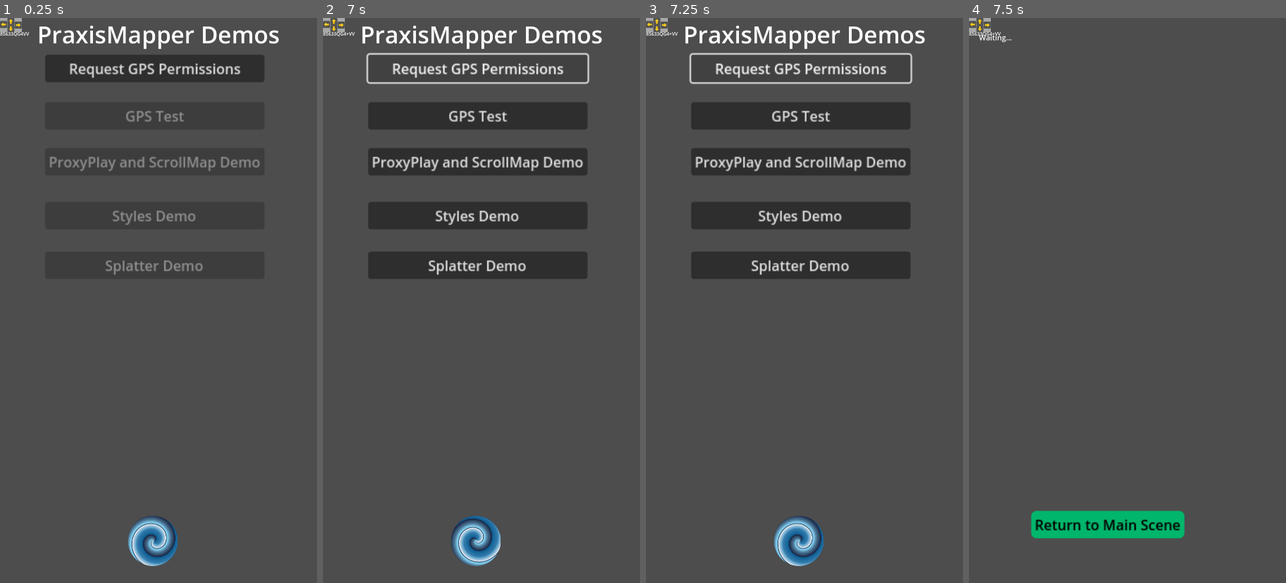
Above: before the commit, frames 1-4 (left to right).
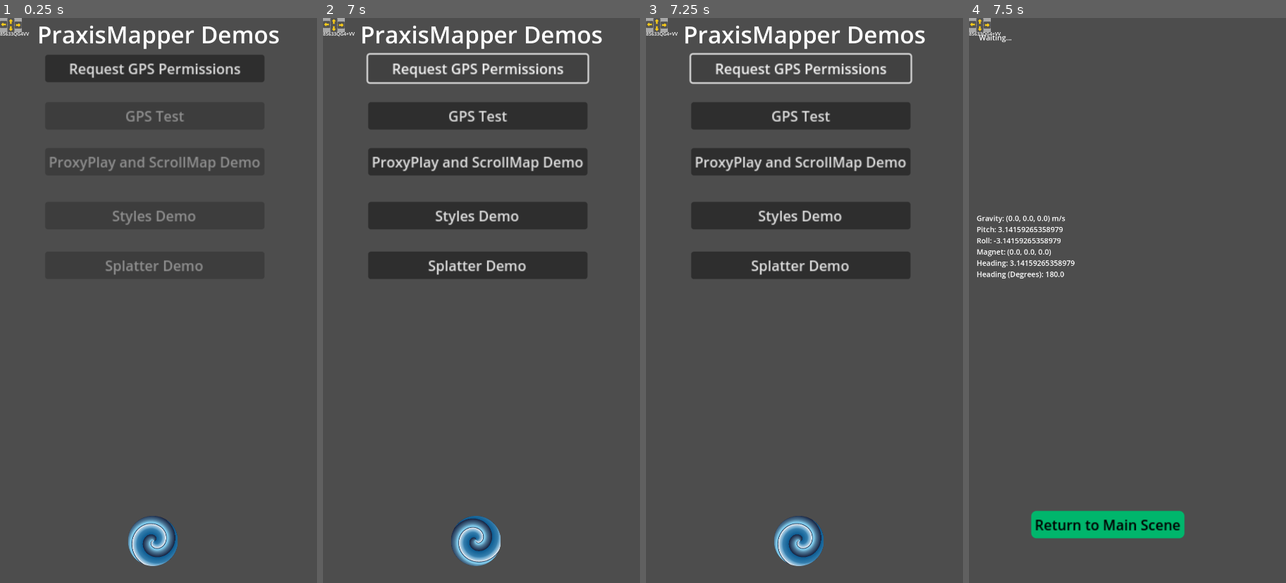
Above: after the commit, the same moments.

Repository: PraxisMapper/PraxisGodotComponents
Game: Godot game, scene res://Scenes/SimpleTest.tscn
Two runs of this game, one before a commit and one after it. Both use one fixed random seed, a clock stepped at 60 frames per second and the inputs below.
Inputs (mouse positions are in pixels of both pictures, inside the frame that each line leads up to):
- Up to frame 1 (0.25 s): no input
- Up to frame 2 (7 s): click (332, 23) at 0.5 s; click (332, 23) at 1.25 s; click (332, 29) at 2 s; click (332, 29) at 2.75 s; click (342, 23) at 3.5 s; click (342, 23) at 4.25 s; click (326, 23) at 5 s; click (326, 23) at 5.75 s; click "Request GPS Permissions" at 6.5 s
- Up to frame 3 (7.25 s): no input
- Up to frame 4 (7.5 s): click "GPS Test" at 7.25 s

Frames 1-3 are identical in both runs. In frame 4, 0.8% of the frame differs, in the area x 2-34%, y 35-47%.
Error in both runs: Invalid access to property or key 'onLocationUpdates' on a base object of type 'null instance'. (res://PraxisMapper/Scripts/PraxisCore.gd:118)

Commit message:
include sensor data in gps test scene

Diff:
--- a/Scenes/GpsTest.gd
+++ b/Scenes/GpsTest.gd
@@ -19,8 +19,31 @@
 	text += "Time: " + str(location["time"])
 	text += "\n\n\n"
 	text += "PlusCode:" + PlusCodes.EncodeLatLon(location["latitude"], location["longitude"])
+	lb_location_info.text = text
 
-	lb_location_info.text = text
+func SensorData():
+	var text = ""
+	var gravity: Vector3 = Input.get_gravity()
+	text += "Gravity: " + str(gravity) + " m/s"
+	text += "\n"
+	var pitch = atan2(gravity.z, -gravity.y) #rotation.x
+	text += "Pitch: " + str(pitch)
+	text += "\n"
+	var roll = atan2(-gravity.x, -gravity.y)  #rotation.z
+	text += "Roll: " + str(roll)
+	text += "\n"
+	var magnet = Input.get_magnetometer().rotated(-Vector3.FORWARD, roll).rotated(Vector3.RIGHT, pitch)
+	text += "Magnet: " + str(magnet)
+	text += "\n"
+
+	var yaw_magnet = atan2(-magnet.x, magnet.z)
+	text += "Heading: " + str(-yaw_magnet) # negative to match Godot rotations
+	text += "\n"
+	text += "Heading (Degrees): " + str(rad_to_deg(-yaw_magnet))
+	$lblSensorInfo.text = text
+
+func _process(delta):
+	SensorData()
 
 func _ready():
 	if PraxisCore.last_location != null:
--- a/Scenes/GpsTest.tscn
+++ b/Scenes/GpsTest.tscn
@@ -16,7 +16,15 @@
 offset_left = 34.0
 offset_top = 49.0
 offset_right = 1066.0
-offset_bottom = 1877.0
+offset_bottom = 281.0
+theme_override_font_sizes/font_size = 25
+text = "Waiting..."
+
+[node name="lblSensorInfo" type="Label" parent="."]
+offset_left = 26.0
+offset_top = 663.0
+offset_right = 1058.0
+offset_bottom = 1138.0
 theme_override_font_sizes/font_size = 25
 text = "Waiting..."
 
